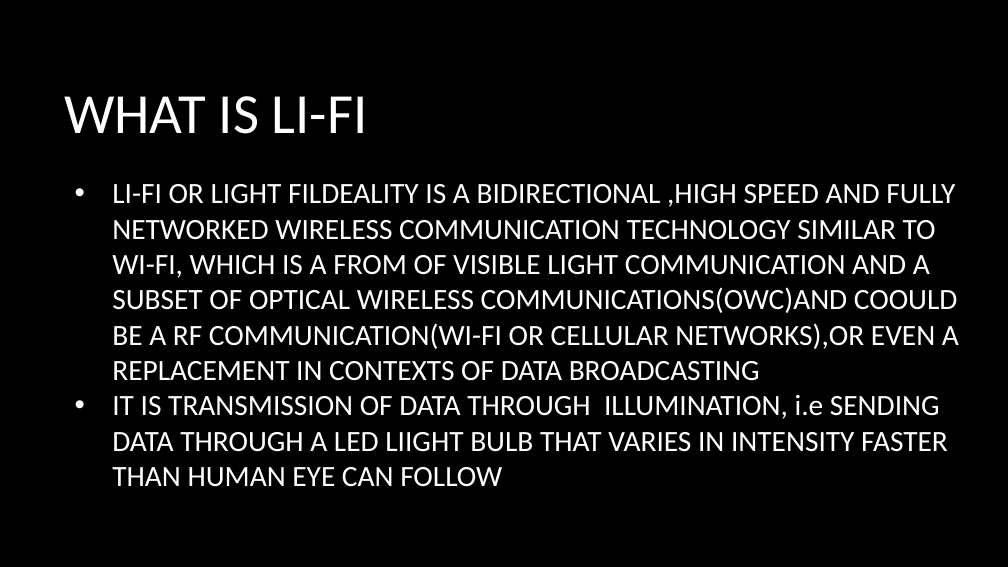
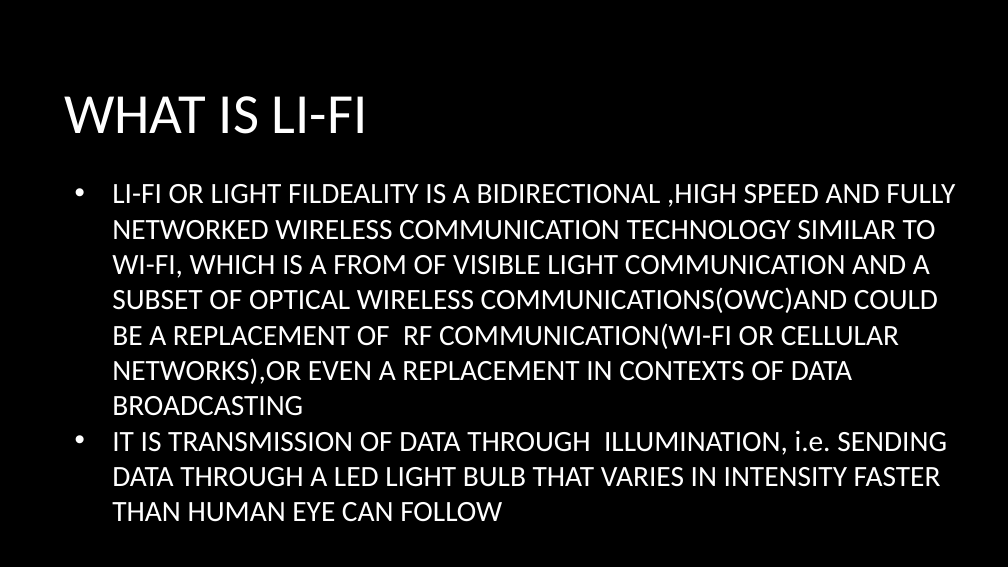
Before and after one commit to dedebanu/LIFI, a slide deck: slide 2 of VERSION CONTROL SYSTEM USING GIT.pptx. Drawn at 1008x567 pixels with LibreOffice and Linux fonts; fonts in the diff are those of the drawing; background and template pictures are left out. Boxes give left, top, right and bottom in pixels: in the first picture for what was removed or moved away, otherwise in the second. Text is boxed around its words. In the diff, an @@ line names an element or a change of style, - is before the commit and + after.

```diff
--- a/VERSION CONTROL SYSTEM USING GIT.pptx
+++ b/VERSION CONTROL SYSTEM USING GIT.pptx
@@ text at (x1=112, y1=184, x2=955, y2=522): text changed @@
-• LI-FI OR LIGHT FILDEALITY IS A BIDIRECTIONAL ,HIGH SPEED AND FULLY NETWORKED WIRELESS COMMUNICATION TECHNOLOGY SIMILAR TO WI-FI, WHICH IS A FROM OF VISIBLE LIGHT COMMUNICATION AND A SUBSET OF OPTICAL WIRELESS COMMUNICATIONS(OWC)AND COOULD BE A RF COMMUNICATION(WI-FI OR CELLULAR NETWORKS),OR EVEN A REPLACEMENT IN CONTEXTS OF DATA BROADCASTING
-• IT IS TRANSMISSION OF DATA THROUGH ILLUMINATION, i.e SENDING DATA THROUGH A LED LIIGHT BULB THAT VARIES IN INTENSITY FASTER THAN HUMAN EYE CAN FOLLOW
+• LI-FI OR LIGHT FILDEALITY IS A BIDIRECTIONAL ,HIGH SPEED AND FULLY NETWORKED WIRELESS COMMUNICATION TECHNOLOGY SIMILAR TO WI-FI, WHICH IS A FROM OF VISIBLE LIGHT COMMUNICATION AND A SUBSET OF OPTICAL WIRELESS COMMUNICATIONS(OWC)AND COULD BE A REPLACEMENT OF RF COMMUNICATION(WI-FI OR CELLULAR NETWORKS),OR EVEN A REPLACEMENT IN CONTEXTS OF DATA BROADCASTING
+• IT IS TRANSMISSION OF DATA THROUGH ILLUMINATION, i.e. SENDING DATA THROUGH A LED LIGHT BULB THAT VARIES IN INTENSITY FASTER THAN HUMAN EYE CAN FOLLOW
```
Also in this commit, not shown: 7 other slides changed, 14 slides added, 1 slide removed.
